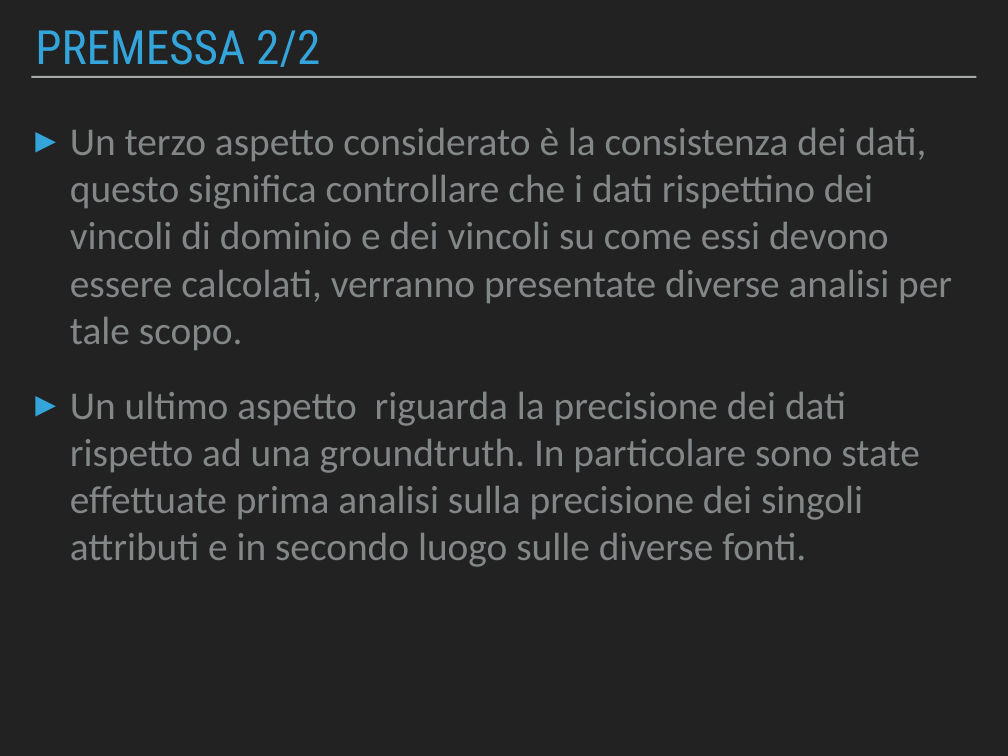
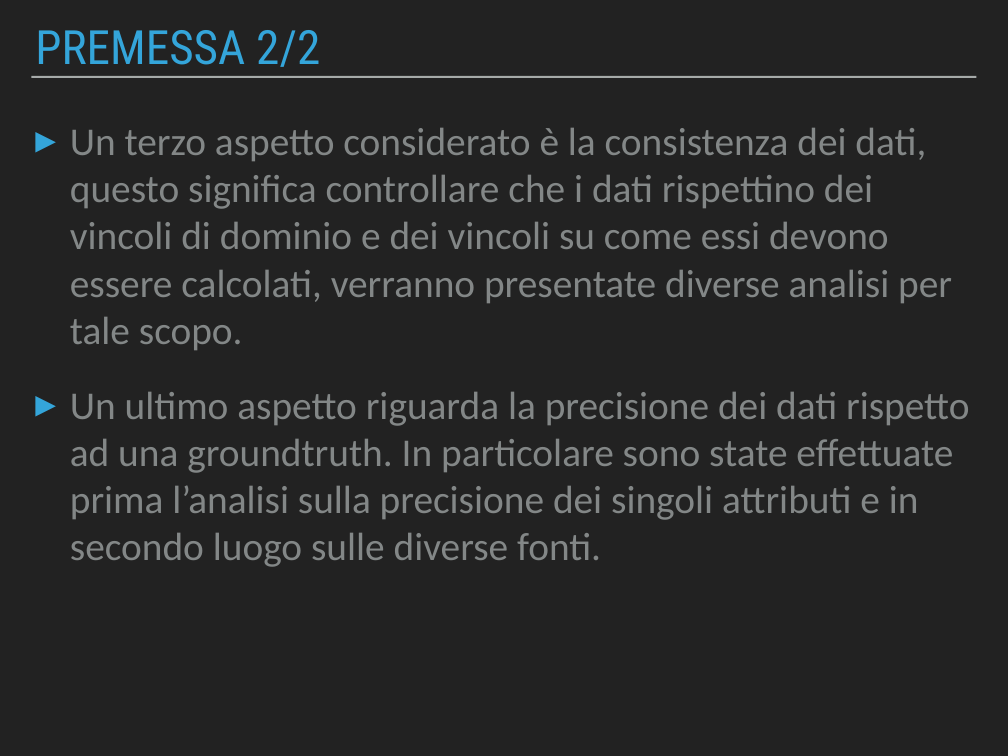
Before and after one commit to Beltra97/Unimib_ArchitettureDati, a slide deck: slide 3 of PresentazionePowerPoint.pptx. Drawn at 1008x756 pixels with LibreOffice and Linux fonts; fonts in the diff are those of the drawing. Boxes give left, top, right and bottom in pixels: in the first picture for what was removed or moved away, otherwise in the second. Text is boxed around its words. In the diff, an @@ line names an element or a change of style, - is before the commit and + after.

```diff
--- a/PresentazionePowerPoint.pptx
+++ b/PresentazionePowerPoint.pptx
@@ text at bbox=[70, 392, 969, 567]: text changed @@
-▸ Un ultimo aspetto riguarda la precisione dei dati rispetto ad una groundtruth. In particolare sono state effettuate prima analisi sulla precisione dei singoli attributi e in secondo luogo sulle diverse fonti.
+▸ Un ultimo aspetto riguarda la precisione dei dati rispetto ad una groundtruth. In particolare sono state effettuate prima l’analisi sulla precisione dei singoli attributi e in secondo luogo sulle diverse fonti.
```
Also in this commit, not shown: 15 other slides changed, 11 other files.
